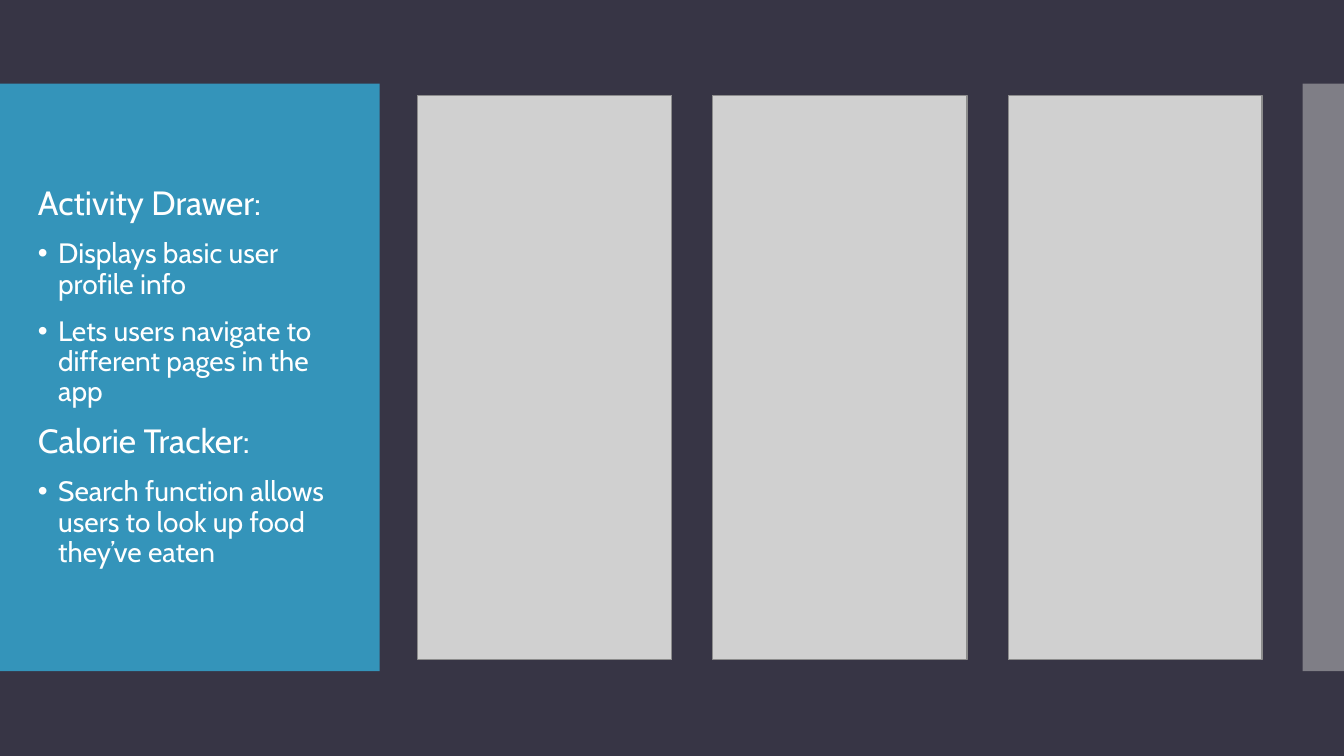
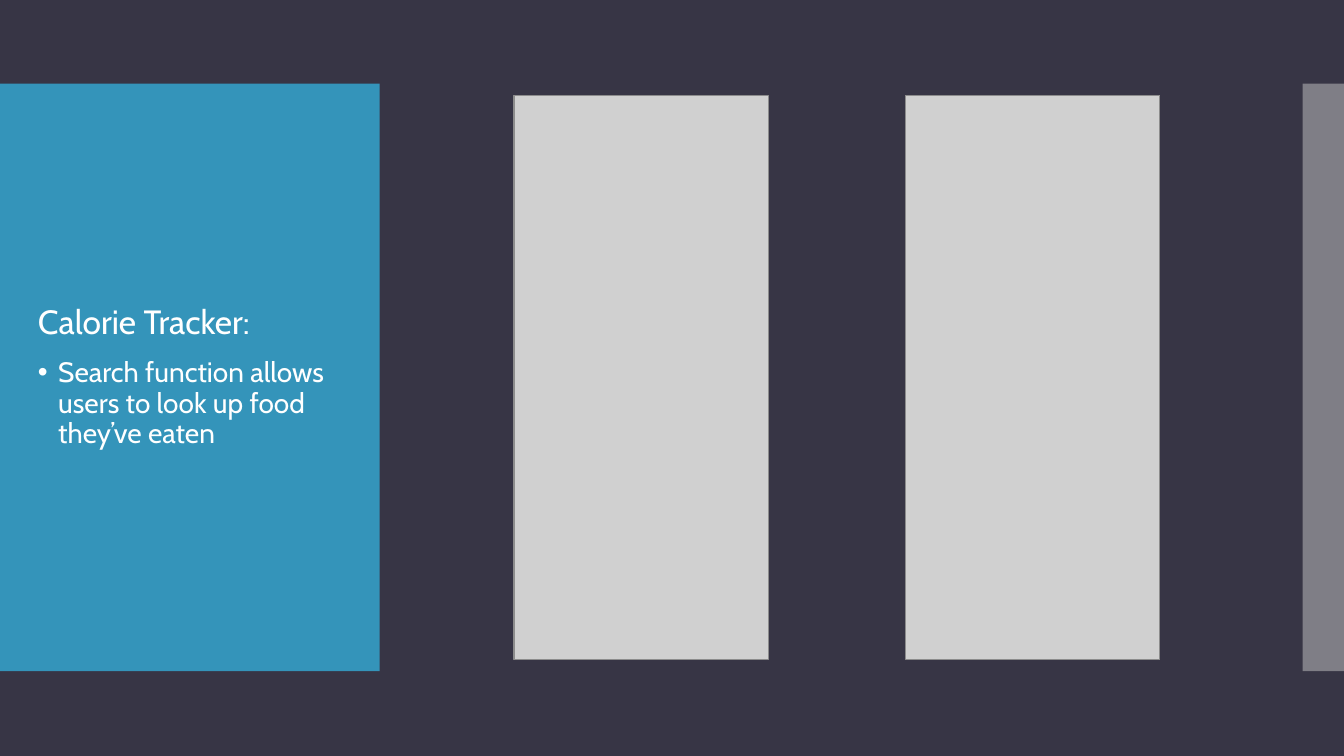
Before and after one commit to svalet43/CPT_200_team3, a slide deck: slide 4 of Phase2Docs/Phase2Presentation.pptx. Drawn at 1344x756 pixels with LibreOffice and Linux fonts; fonts in the diff are those of the drawing; grey boxes stand for pictures. Boxes give left, top, right and bottom in pixels: in the first picture for what was removed or moved away, otherwise in the second. Text is boxed around its words. In the diff, an @@ line names an element or a change of style, - is before the commit and + after.

```diff
--- a/Phase2Docs/Phase2Presentation.pptx
+++ b/Phase2Docs/Phase2Presentation.pptx
@@ picture removed at <box>418,95,673,659</box> @@
@@ picture: place and size @@
-picture at <box>713,95,967,659</box>
+picture at <box>514,95,768,659</box>
@@ picture: place and size @@
-picture at <box>1008,95,1262,659</box>
+picture at <box>906,95,1160,659</box>
@@ text at <box>38,191,312,408</box>: paragraphs removed @@
-Activity Drawer:
-• Displays basic user profile info
-• Lets users navigate to different pages in the app
```
Also in this commit, not shown: 1 other slide changed.
